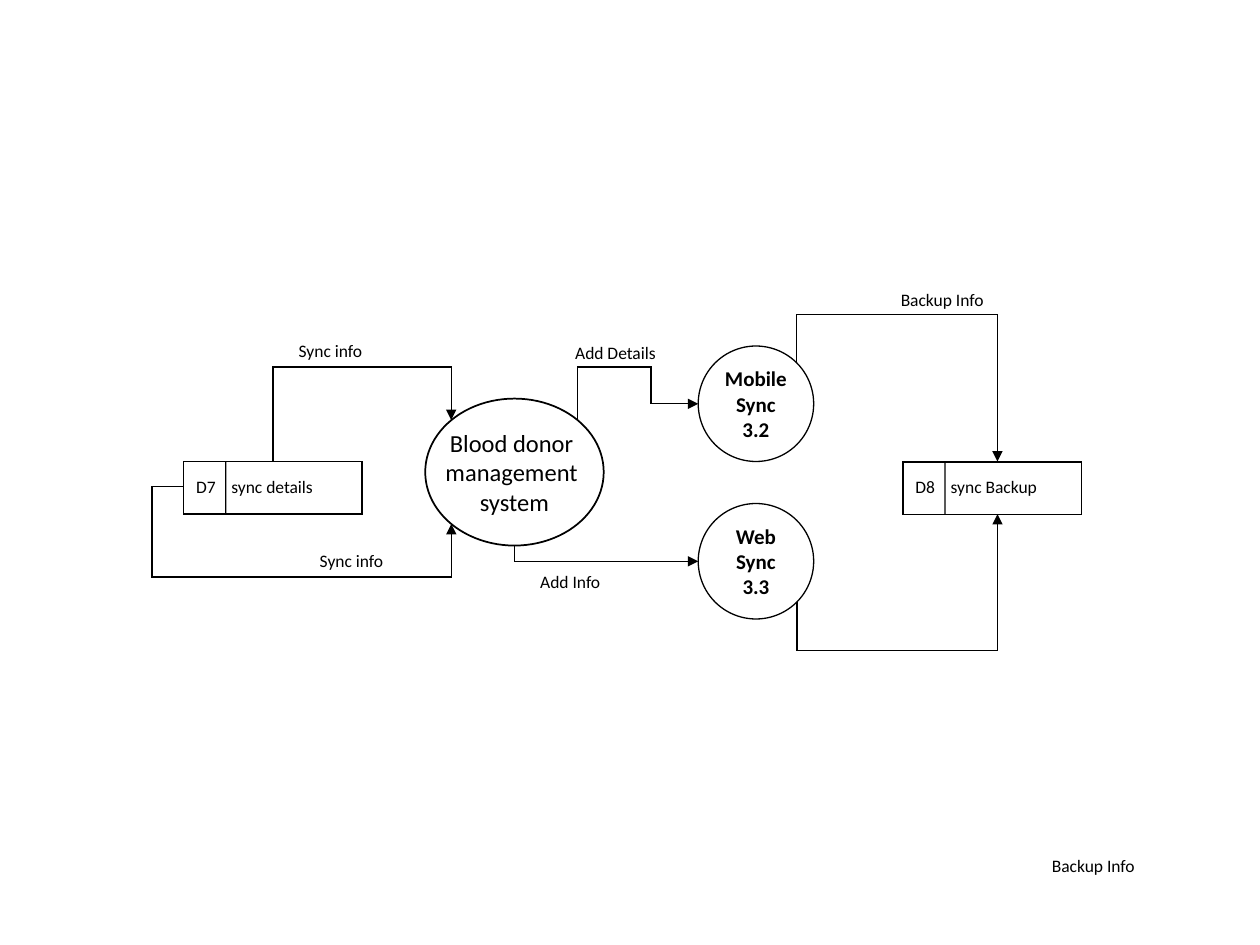
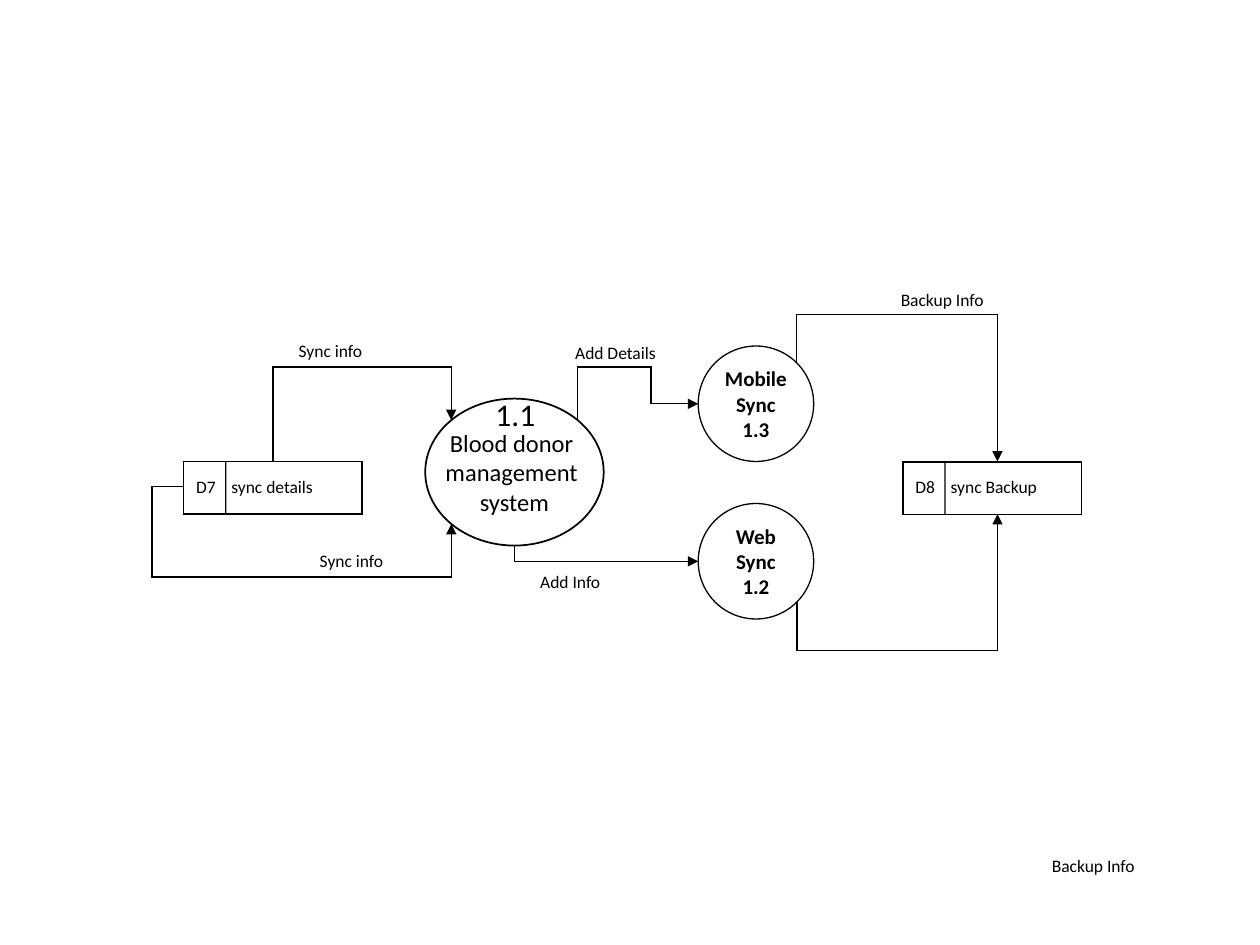
Before and after one commit to sayan801/BloodDonationManagement, a slide deck: slide 4 of report/Bdms-diagrams.pptx. Drawn at 1260x945 pixels with LibreOffice and Linux fonts; fonts in the diff are those of the drawing. Boxes give left, top, right and bottom in pixels: in the first picture for what was removed or moved away, otherwise in the second. Text is boxed around its words. In the diff, an @@ line names an element or a change of style, - is before the commit and + after.

Commit message:
Little change added i n diagram

```diff
--- a/report/Bdms-diagrams.pptx
+++ b/report/Bdms-diagrams.pptx
@@ text added at [495, 399, 535, 427], 18 pt, text #000000 @@
+1.1
@@ text in ellipse at [742, 423, 769, 437]: text changed @@
-3.2
+1.3
@@ text in ellipse at [743, 580, 770, 594]: text changed @@
-3.3
+1.2
```
